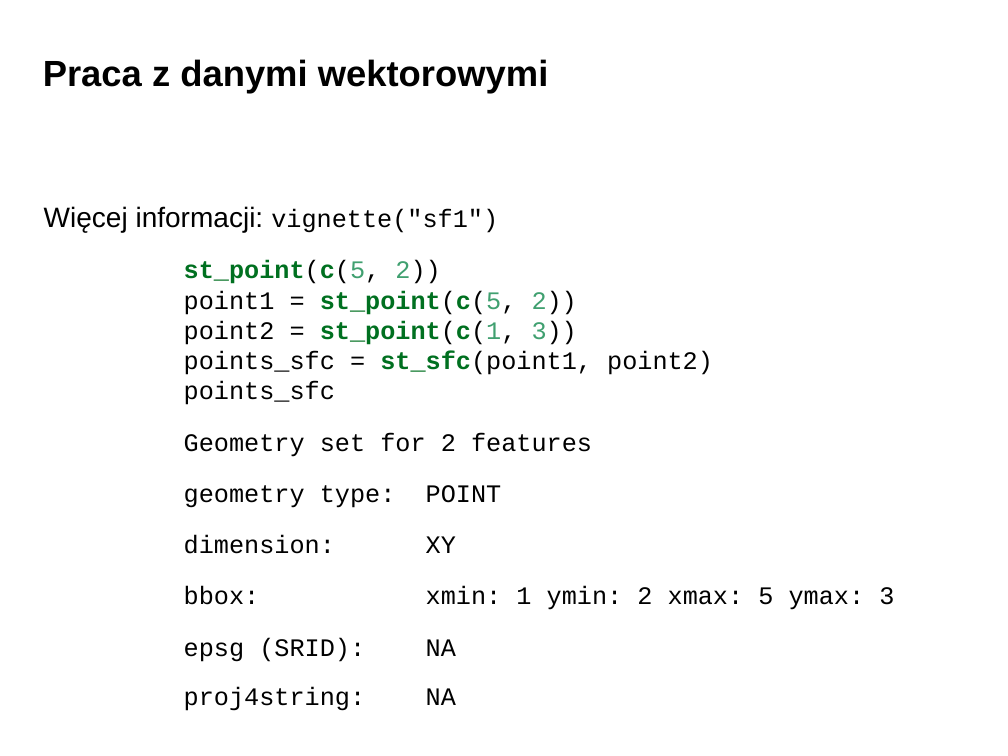
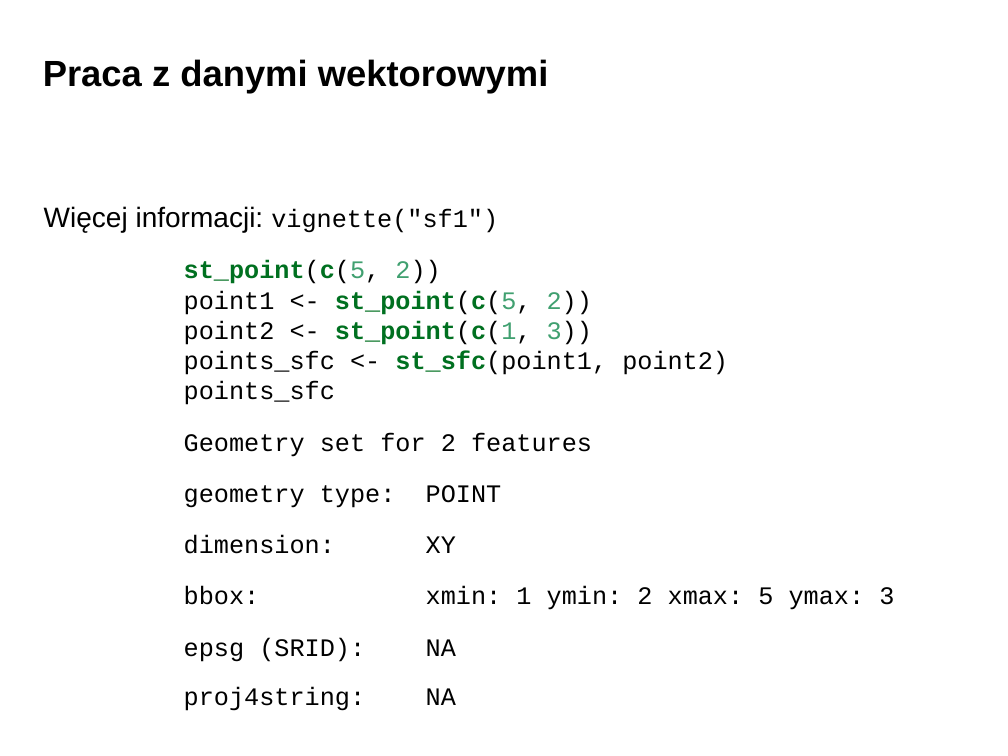
Before and after one commit to dabrowskia/ADP2020, a slide deck: slide 27 of presentations/Analiza Danych Przestrzennych 02.pptx. Drawn at 1008x756 pixels with LibreOffice and Linux fonts; fonts in the diff are those of the drawing; background and template pictures are left out. Boxes give left, top, right and bottom in pixels: in the first picture for what was removed or moved away, otherwise in the second. Text is boxed around its words. In the diff, an @@ line names an element or a change of style, - is before the commit and + after.

```diff
--- a/presentations/Analiza Danych Przestrzennych 02.pptx
+++ b/presentations/Analiza Danych Przestrzennych 02.pptx
@@ text at (184,260,728,405): text changed @@
-st_point(c(5, 2))
-point1 = st_point(c(5, 2))
-point2 = st_point(c(1, 3))
-points_sfc = st_sfc(point1, point2)
-points_sfc
+st_point(c(5, 2))
+point1 <- st_point(c(5, 2))
+point2 <- st_point(c(1, 3))
+points_sfc <- st_sfc(point1, point2)
+points_sfc
```
Also in this commit, not shown: 11 other slides changed, 1 slide added, 2 other files.
